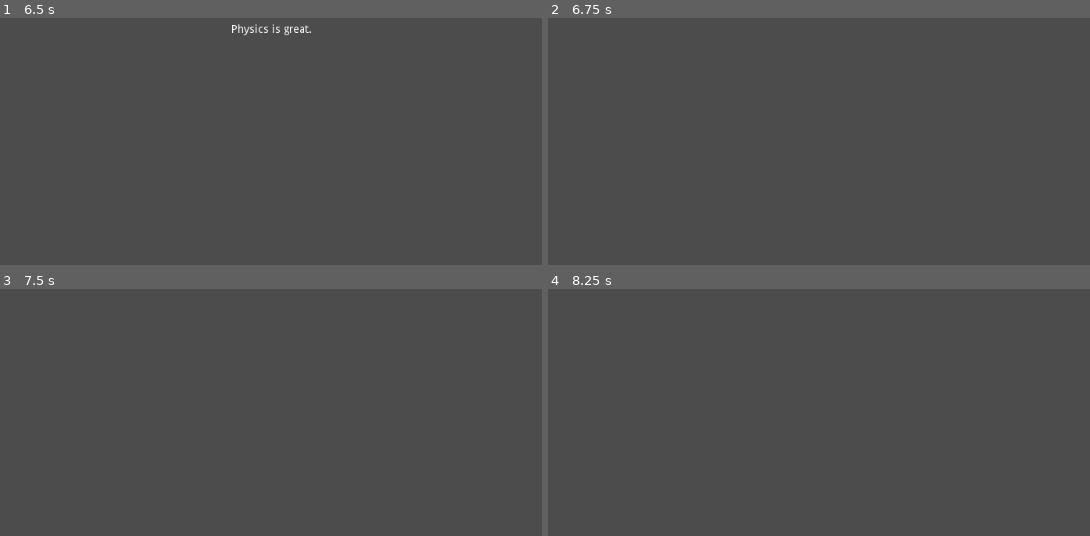
Above: before the commit, frames 1-4 (two rows, left to right).
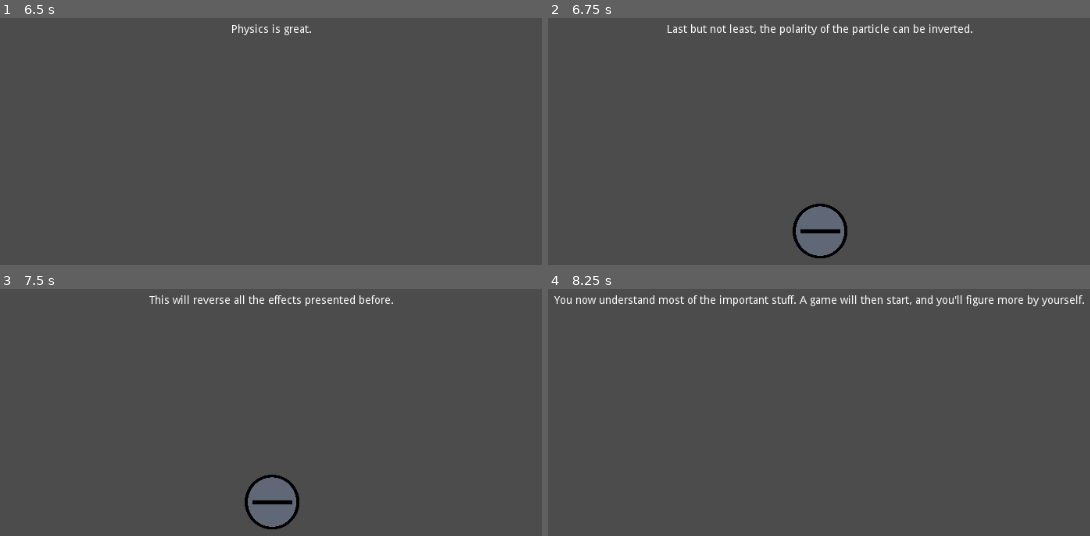
Above: after the commit, the same moments.

Repository: Nebulean/Electro-Pong
Game: Godot game, scene res://Scenes/Intro.tscn
The game is run twice, just before and just after one commit, with the same random seed, the same clock (stepped at 60 frames per second) and the same inputs. The project has no main scene, so this scene is started directly.
Inputs:
- Up to frame 1 (6.5 s): tap Enter at 0.5, 2 s; hold Right (ui_right) 0.53-1.28 s; tap Space at 1.25, 4.25 s; hold Left (ui_left) 1.28-2.03 s; hold Right (ui_right) 2.03-3.53 s; hold Left (ui_left) 3.53-5.78 s; hold Right (ui_right) from 5.78 s (still down)
- Up to frame 2 (6.75 s): keep holding Right (ui_right); tap Enter at 6.5 s
- Up to frame 3 (7.5 s): keep holding Right (ui_right); tap Space at 7.25 s
- Up to frame 4 (8.25 s): release Right (ui_right) at 8.03 s; hold Left (ui_left) from 8.03 s (still down)

Frame 1 is identical in both runs. In frame 2, 2.6% of the frame differs, in the area x 21-79%, y 2-98%; in frame 3, 2.5%; in frame 4, 1.6%.
Error before the commit: Invalid get index '11' (on base: 'Array'). (res://Scripts/Intro.gd:42)

Commit message:
The introduction now continues with the game.

Diff:
--- a/game/Scripts/Intro.gd
+++ b/game/Scripts/Intro.gd
@@ -34,7 +34,12 @@
 	# We check if any key is pressed
 	if ev is InputEventKey and ev.pressed:
 		textIndex += 1
-		next_content(textIndex)
+
+		# If we are at the end of the file, we go to next scene
+		if textIndex >= text.size():
+			get_tree().change_scene("res://Scenes/Gameplay.tscn")
+		else:
+			next_content(textIndex)
 
 # Will handle what append when next line
 func next_content(index):
Not shown, changed: game/Assets/Text/intro.txt
